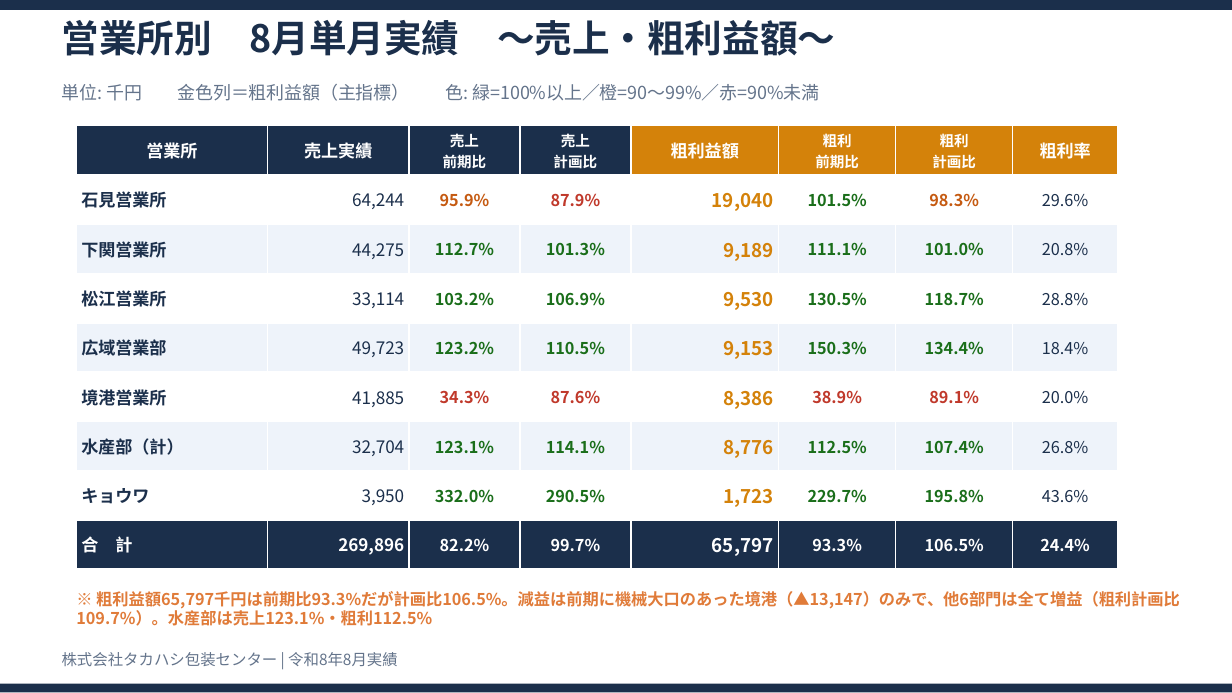
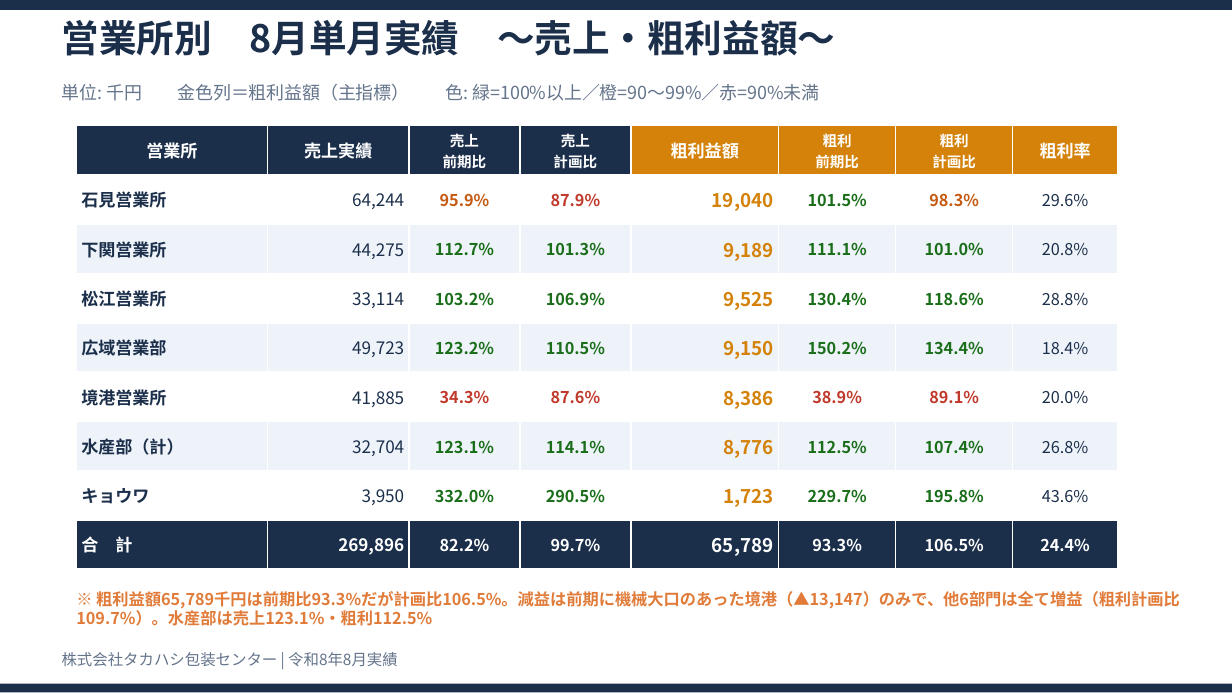
Before and after one commit to takahashihc/claudecode, a slide deck: slide 3 of reports/2026-08_月次実績報告/令和8年8月実績報告.pptx. Drawn at 1232x693 pixels with LibreOffice and Linux fonts; fonts in the diff are those of the drawing. Boxes give left, top, right and bottom in pixels: in the first picture for what was removed or moved away, otherwise in the second. Text is boxed around its words. In the diff, an @@ line names an element or a change of style, - is before the commit and + after.

```diff
--- a/reports/2026-08_月次実績報告/令和8年8月実績報告.pptx
+++ b/reports/2026-08_月次実績報告/令和8年8月実績報告.pptx
@@ table at <box>76,126,1117,569</box> @@
-row 4: 松江営業所 | 33,114 | 103.2% | 106.9% | 9,530 | 130.5% | 118.7% | 28.8%
+row 4: 松江営業所 | 33,114 | 103.2% | 106.9% | 9,525 | 130.4% | 118.6% | 28.8%
-row 5, column 5: 9,153
+row 5, column 5: 9,150
-row 5, column 6: 150.3%
+row 5, column 6: 150.2%
-row 9, column 5: 65,797
+row 9, column 5: 65,789
@@ text at <box>76,591,1180,626</box>: text changed @@
-※ 粗利益額65,797千円は前期比93.3%だが計画比106.5%。減益は前期に機械大口のあった境港（▲13,147）のみで、他6部門は全て増益（粗利計画比109.7%）。水産部は売上123.1%・粗利112.5%
+※ 粗利益額65,789千円は前期比93.3%だが計画比106.5%。減益は前期に機械大口のあった境港（▲13,147）のみで、他6部門は全て増益（粗利計画比109.7%）。水産部は売上123.1%・粗利112.5%
```
Also in this commit, not shown: 7 other slides changed, 14 other files.
